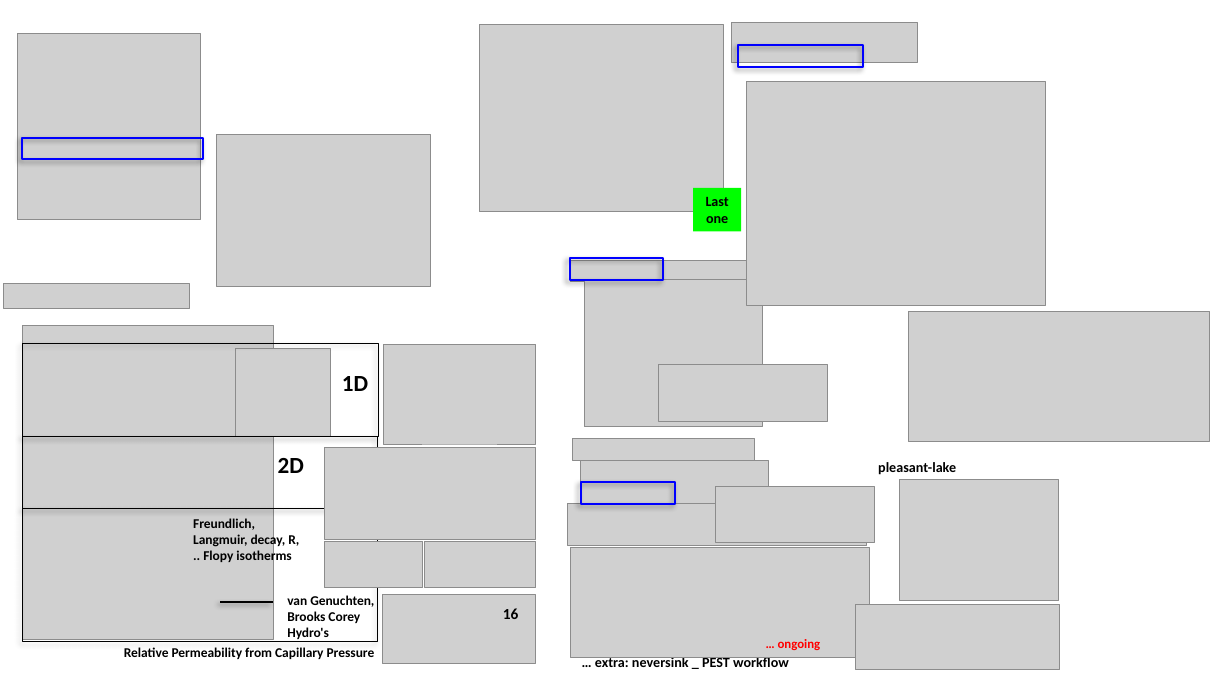
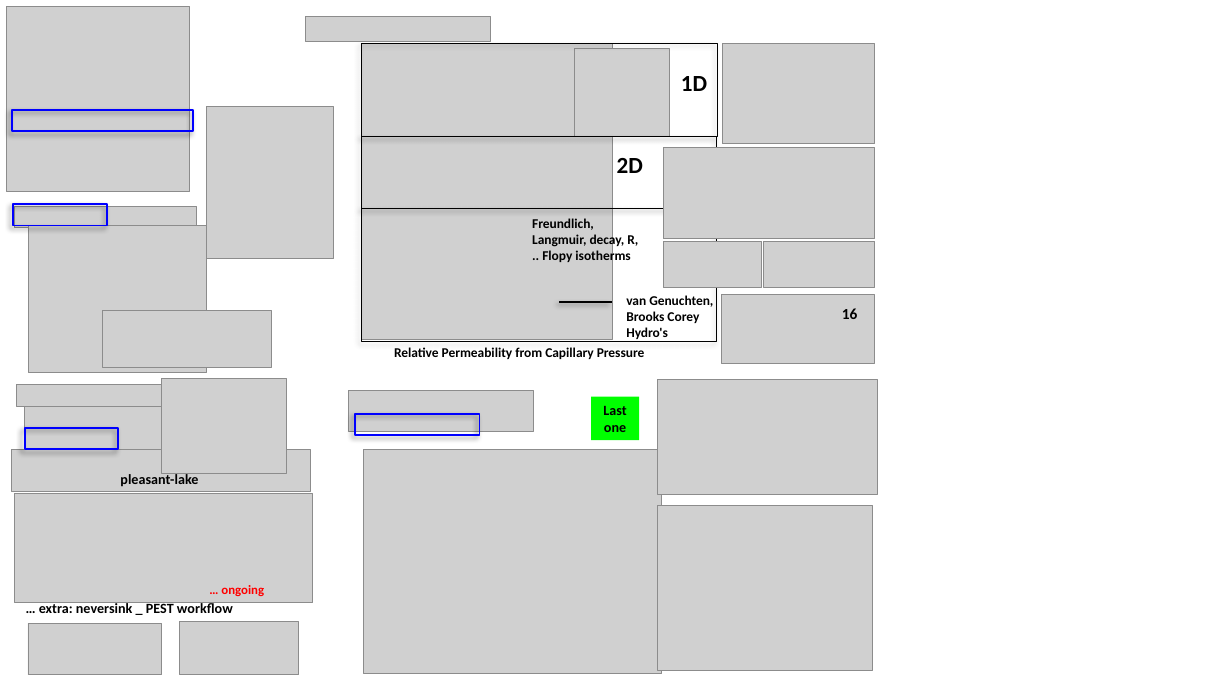
Before and after one commit to grossiRM/00_Betami, a slide deck: slide 2 of 01_Follow_up__activities.pptx. Drawn at 1232x693 pixels with LibreOffice and Linux fonts; fonts in the diff are those of the drawing; grey boxes stand for pictures. Boxes give left, top, right and bottom in pixels: in the first picture for what was removed or moved away, otherwise in the second. Text is boxed around its words. In the diff, an @@ line names an element or a change of style, - is before the commit and + after.

```diff
--- a/01_Follow_up__activities.pptx
+++ b/01_Follow_up__activities.pptx
@@ picture: place and size @@
-picture at (18, 34, 201, 220)
+picture at (6, 6, 189, 192)
@@ picture: place and size @@
-picture at (4, 284, 189, 309)
+picture at (305, 17, 491, 42)
@@ picture: place and size @@
-picture at (22, 325, 274, 640)
+picture at (361, 43, 613, 339)
@@ rectangle: place and size @@
-rectangle at (22, 138, 203, 159)
+rectangle at (12, 110, 193, 131)
@@ picture: place and size @@
-picture at (217, 134, 431, 287)
+picture at (206, 107, 334, 260)
@@ 6 pictures, 5 texts, 3 rectangles, 1 line: place and size @@
-6 pictures, 5 texts, 3 rectangles, 1 line at (22, 344, 536, 664)
+6 pictures, 5 texts, 3 rectangles, 1 line at (361, 43, 875, 363)
@@ text "Relative Permeability from Capillary Pressure": place and size @@
-text "Relative Permeability from Capillary Pressure" at (124, 647, 375, 659)
+text "Relative Permeability from Capillary Pressure" at (394, 347, 645, 359)
@@ picture: place and size @@
-picture at (900, 480, 1059, 601)
+picture at (162, 378, 287, 473)
@@ picture: place and size @@
-picture at (909, 311, 1210, 442)
+picture at (658, 380, 877, 494)
@@ 2 pictures, 1 rectangle: place and size @@
-2 pictures, 1 rectangle at (732, 22, 1045, 306)
+2 pictures, 1 rectangle at (348, 391, 662, 674)
@@ rectangle "Last one": place and size @@
-rectangle "Last one" at (693, 188, 741, 231)
+rectangle "Last one" at (592, 396, 640, 440)
@@ 7 pictures, 2 texts, 2 rectangles: place and size @@
-7 pictures, 2 texts, 2 rectangles at (568, 259, 870, 671)
+7 pictures, 2 texts, 2 rectangles at (12, 204, 313, 613)
@@ text "pleasant-lake": place and size @@
-text "pleasant-lake" at (878, 462, 956, 475)
+text "pleasant-lake" at (120, 472, 198, 487)
@@ picture: place and size @@
-picture at (480, 25, 724, 212)
+picture at (658, 506, 872, 670)
@@ picture: place and size @@
-picture at (856, 604, 1060, 669)
+picture at (28, 624, 162, 676)
@@ picture: place and size @@
-picture at (716, 487, 875, 543)
+picture at (179, 622, 299, 676)
```
Also in this commit, not shown: 42 other files.
